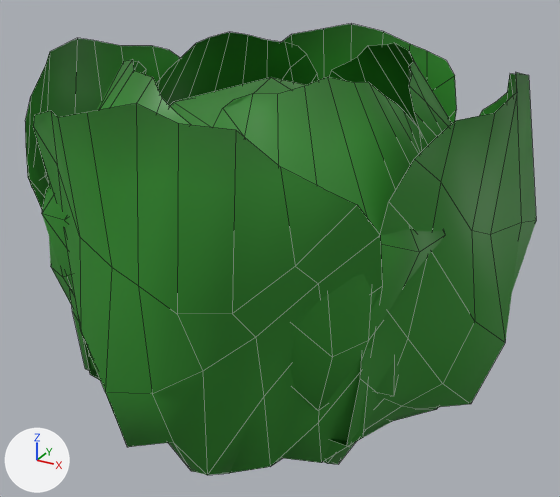
Two versions of the FBX model Assets/Models/Ingredients/Lettuce2.fbx, one commit apart.
Both versions are drawn from a 50 mm lens placed at (0.178, -0.314, 0.255), pointed at (0.003, 0.003, 0.096). Lighting does not change. The marker at lower left points along +X, +Y and +Z. Mesh edges are drawn as thin lines. Where no turn or scale is listed for an object, it has been applied to the vertices. Vertices at the same position are counted once.

Names of what the first picture shows: 'Lettuce.010'.
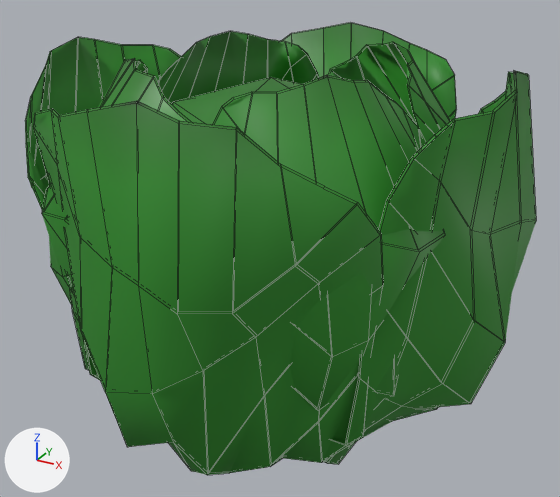
Where the newer file only moved an object's origin or applied its transform, the numbers keep the older frame.

The edits, one by one:
me_icosphere_020 is used by ob_lettuce_010; location (0.0, 0.0, 0.0).
me_icosphere_020 had 684 vertices, 592 faces and spanned x -0.121..0.121, y -0.121..0.121, z -0.011..0.195.
me_icosphere_020 now has 1332 vertices, 1360 faces and spans x -0.121..0.121, y -0.121..0.121, z -0.011..0.196.
me_icosphere_020 part 1: 648 vertices added at x -0.121..0.121, y -0.121..0.121, z -0.011..0.196.

Boxes [x1, y1, x2, y2] around the edits, measured in the pictures (560 x 497 px):
'Lettuce.010', reshaped: before [25, 24, 536, 475]; after [25, 23, 536, 475]
part 1 of me_icosphere_020, added (green): after [25, 23, 528, 446]
